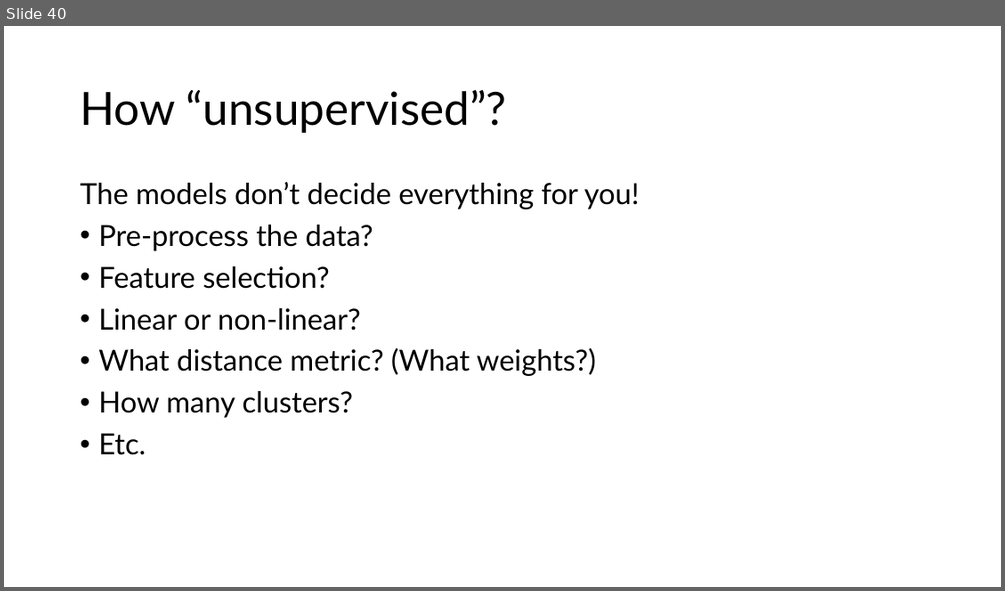
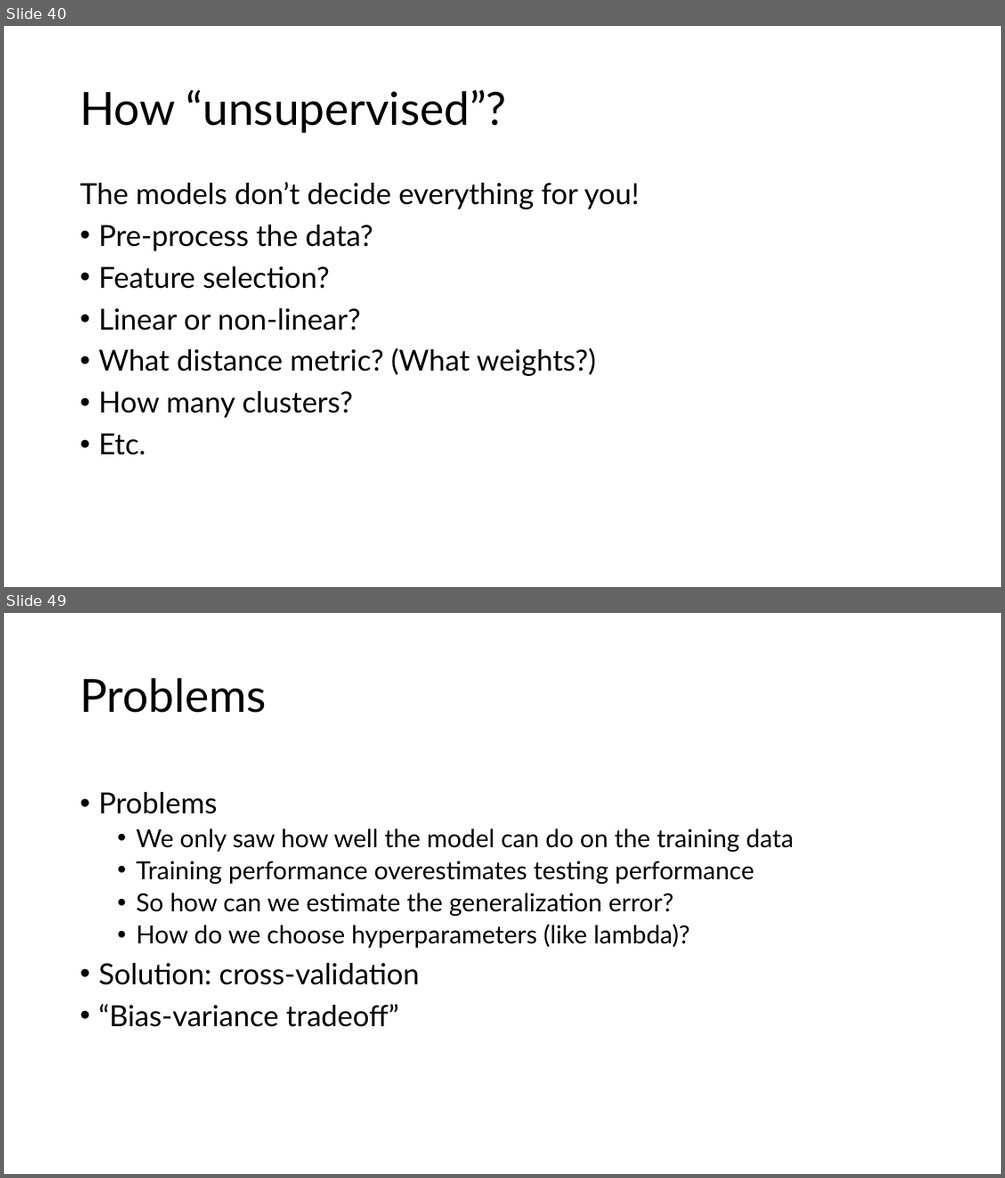
Before and after one commit to jmc108/hugen2073-textbook, a slide deck: lecture_slides/11_machine_learning/11_machine_learning.pptx. Shown one above the other, each under a label of ours: slide 40 before the commit, slides 40 and 49 after it; the slides between them are not shown. The pictures are 1005x591 and 1005x1178 pixels, drawn with LibreOffice and Linux fonts; fonts in the diff are those of the drawing. Boxes give left, top, right and bottom in pixels: in the first picture for what was removed or moved away, otherwise in the second. Text is boxed around its words. In the diff, an @@ line names an element or a change of style, - is before the commit and + after.

```diff
--- a/lecture_slides/11_machine_learning/11_machine_learning.pptx
+++ b/lecture_slides/11_machine_learning/11_machine_learning.pptx
@@ slide 49 added at <box>4,613,1001,1174</box>, background #FFFFFF @@
@@ title added at <box>80,678,266,713</box>, 44 pt, text #000000 @@
+Problems
@@ text added at <box>98,792,793,1027</box>, 24 pt, text #000000 @@
+• Problems
+  • We only saw how well the model can do on the training data
+  • Training performance overestimates testing performance
+  • So how can we estimate the generalization error?
+  • How do we choose hyperparameters (like lambda)?
+• Solution: cross-validation
+• “Bias-variance tradeoff”
```
Also in this commit, not shown: 16 other slides added, 4 other files.
